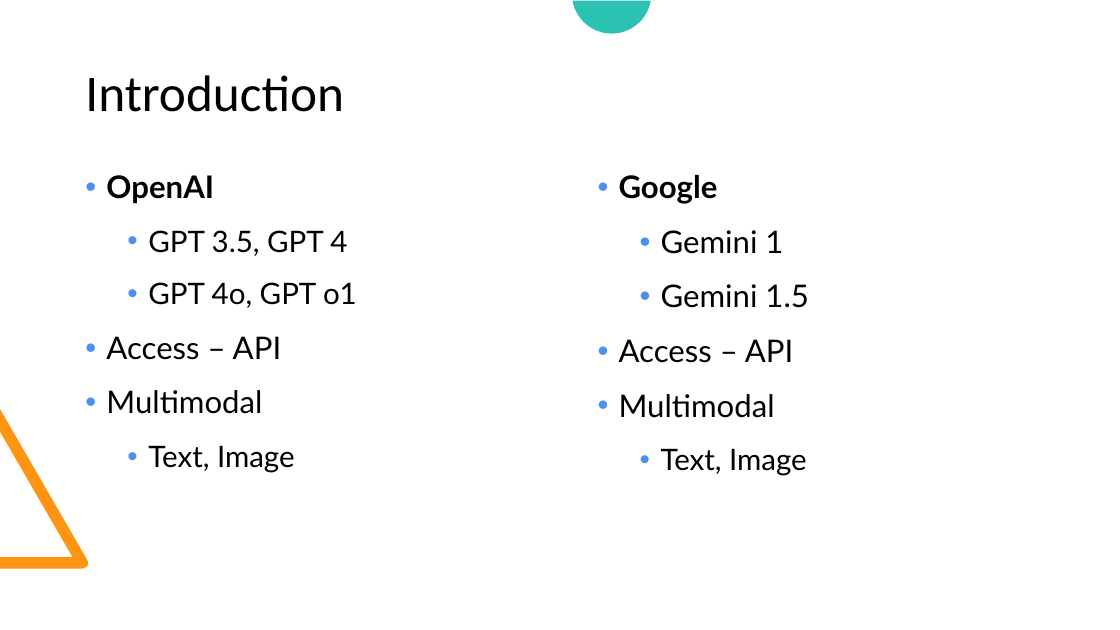
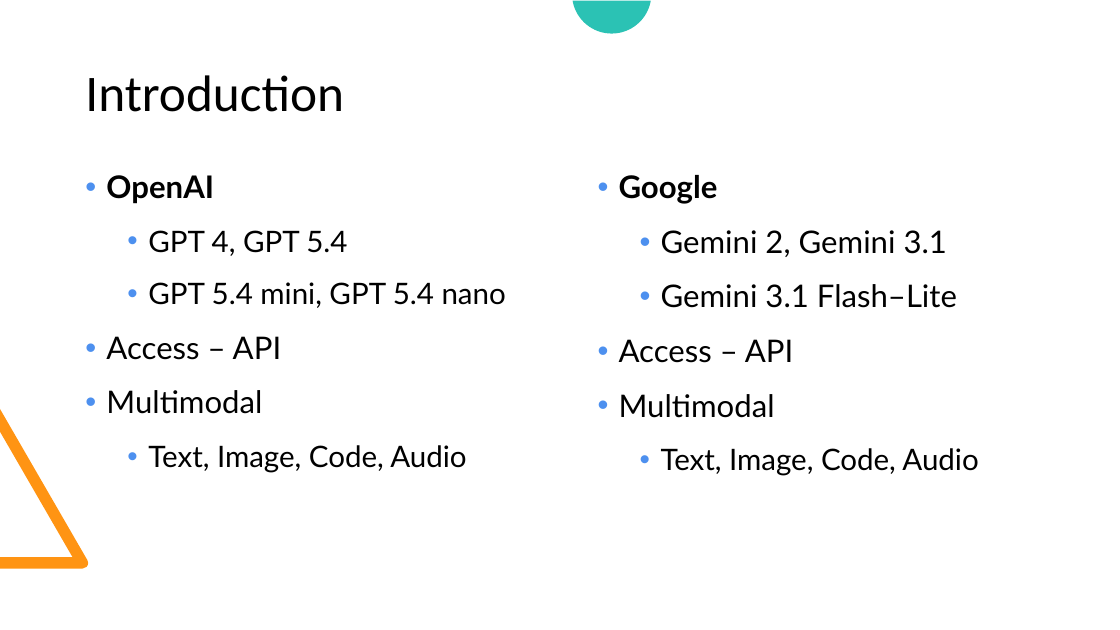
Before and after one commit to look4pritam/LargeLanguageModels, a slide deck: slide 4 of Presentations/LargeLanguageModels.pptx. Drawn at 1120x630 pixels with LibreOffice and Linux fonts; fonts in the diff are those of the drawing. Boxes give left, top, right and bottom in pixels: in the first picture for what was removed or moved away, otherwise in the second. Text is boxed around its words. In the diff, an @@ line names an element or a change of style, - is before the commit and + after.

```diff
--- a/Presentations/LargeLanguageModels.pptx
+++ b/Presentations/LargeLanguageModels.pptx
@@ text at <box>148,230,506,308</box>: text changed @@
-    • GPT 3.5, GPT 4
-    • GPT 4o, GPT o1
+    • GPT 4, GPT 5.4
+    • GPT 5.4 mini, GPT 5.4 nano
@@ text at <box>661,230,957,308</box>: text changed @@
-    • Gemini 1
-    • Gemini 1.5
+    • Gemini 2, Gemini 3.1
+    • Gemini 3.1 Flash–Lite
@@ text at <box>148,445,466,472</box>: text changed @@
-    • Text, Image
+    • Text, Image, Code, Audio
@@ text at <box>661,448,978,475</box>: text changed @@
-    • Text, Image
+    • Text, Image, Code, Audio
```
Also in this commit, not shown: 10 other slides changed, 1 slide added.
